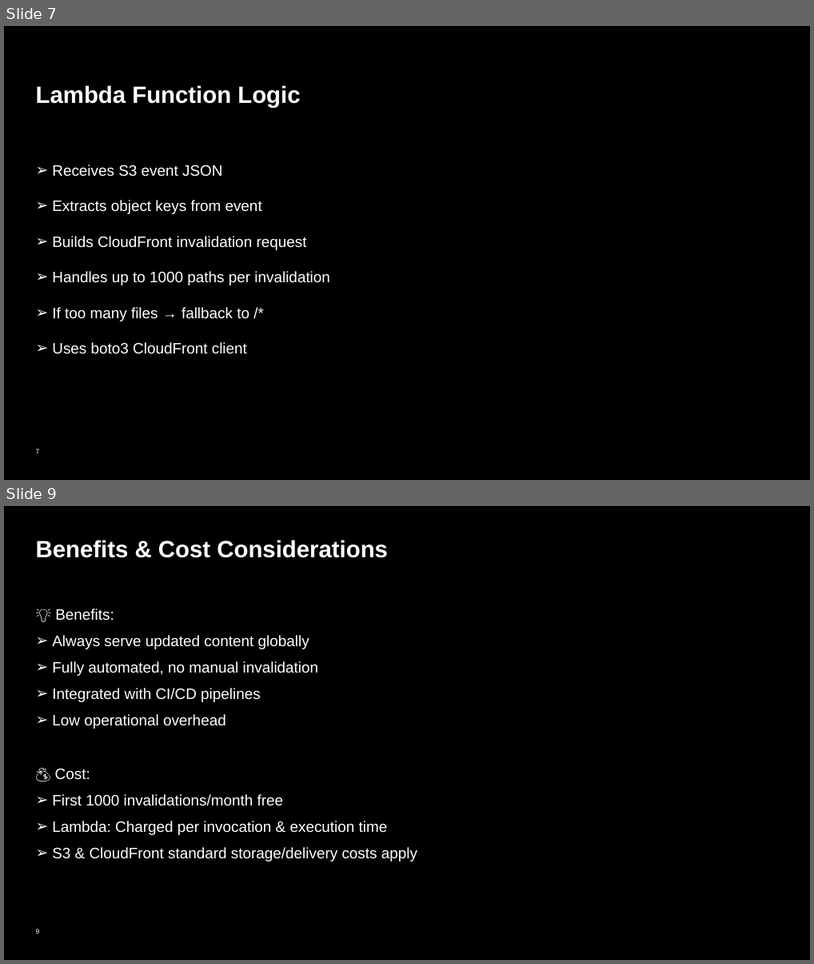
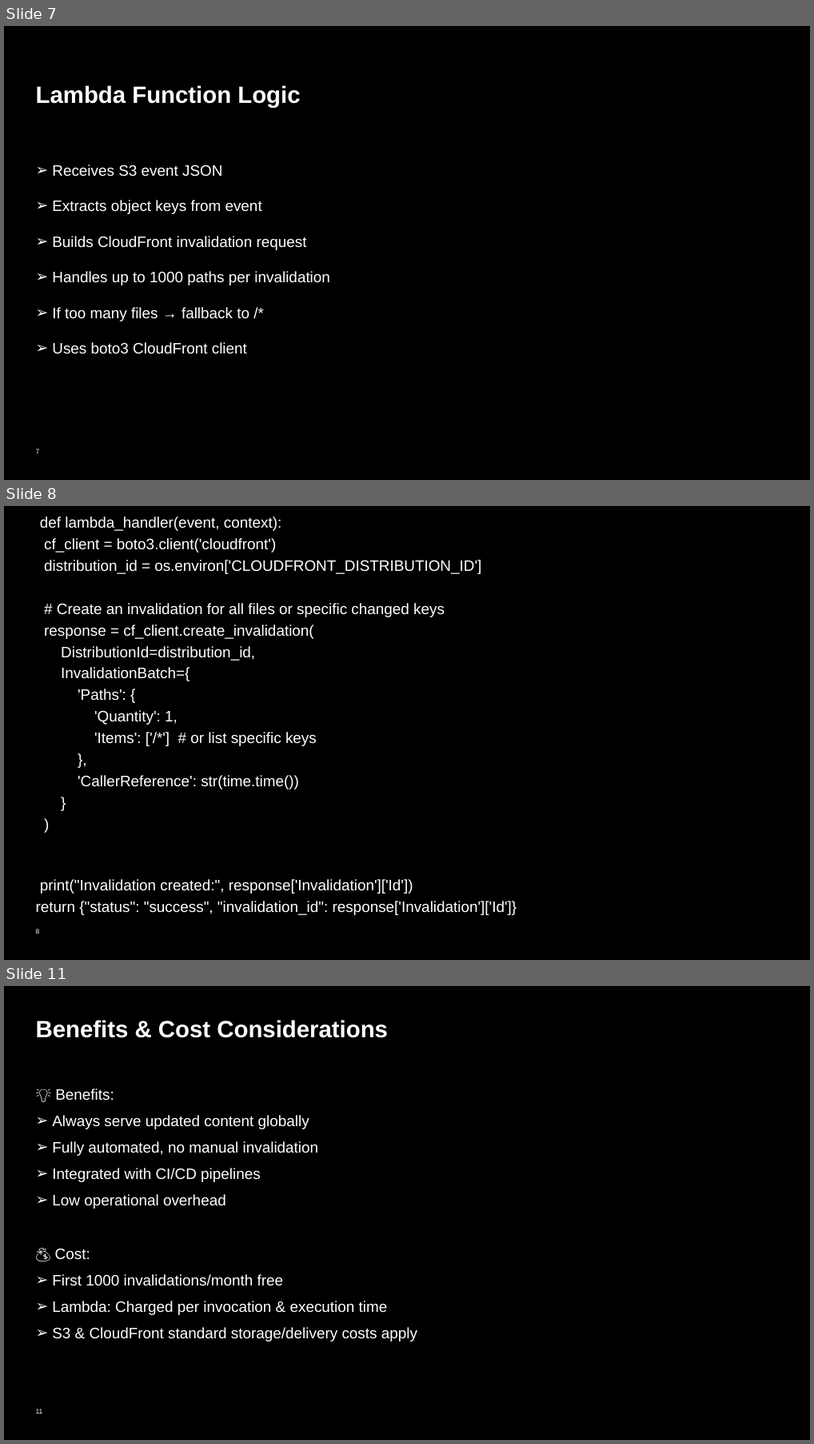
Before and after one commit to deepakrajatech/S3CFInvalidation, a slide deck: Cloudfront_Invalidation.pptx. Shown one above the other, each under a label of ours: slides 7 and 9 before the commit, slides 7, 8 and 11 after it; the slides between them are not shown. The pictures are 814x964 and 814x1444 pixels, drawn with LibreOffice and Linux fonts; fonts in the diff are those of the drawing; background and template pictures are left out. Boxes give left, top, right and bottom in pixels: in the first picture for what was removed or moved away, otherwise in the second. Text is boxed around its words. In the diff, an @@ line names an element or a change of style, - is before the commit and + after.

```diff
--- a/Cloudfront_Invalidation.pptx
+++ b/Cloudfront_Invalidation.pptx
@@ slide 8 added at (x1=4, y1=506, x2=810, y2=960), background #000000 @@
@@ text added at (x1=36, y1=516, x2=518, y2=915), 18 pt, text #FFFFFF @@
+def lambda_handler(event, context):
+cf_client = boto3.client('cloudfront')
+distribution_id = os.environ['CLOUDFRONT_DISTRIBUTION_ID']
+# Create an invalidation for all files or specific changed keys
+response = cf_client.create_invalidation(
+DistributionId=distribution_id,
+InvalidationBatch={
+'Paths': {
+'Quantity': 1,
+'Items': ['/*'] # or list specific keys
+},
+'CallerReference': str(time.time())
+}
+)
+print("Invalidation created:", response['Invalidation']['Id'])
+return {"status": "success", "invalidation_id": response['Invalidation']['Id']}
@@ page number added at (x1=36, y1=928, x2=40, y2=933), 8 pt, text #FFFFFF @@
+8
@@ what was slide 9 is now slide 11 @@
@@ page number at (x1=36, y1=1408, x2=43, y2=1413): text changed @@
-9
+11
```
Also in this commit, not shown: 4 slides changed, 1 other slide added, 1 other file.
